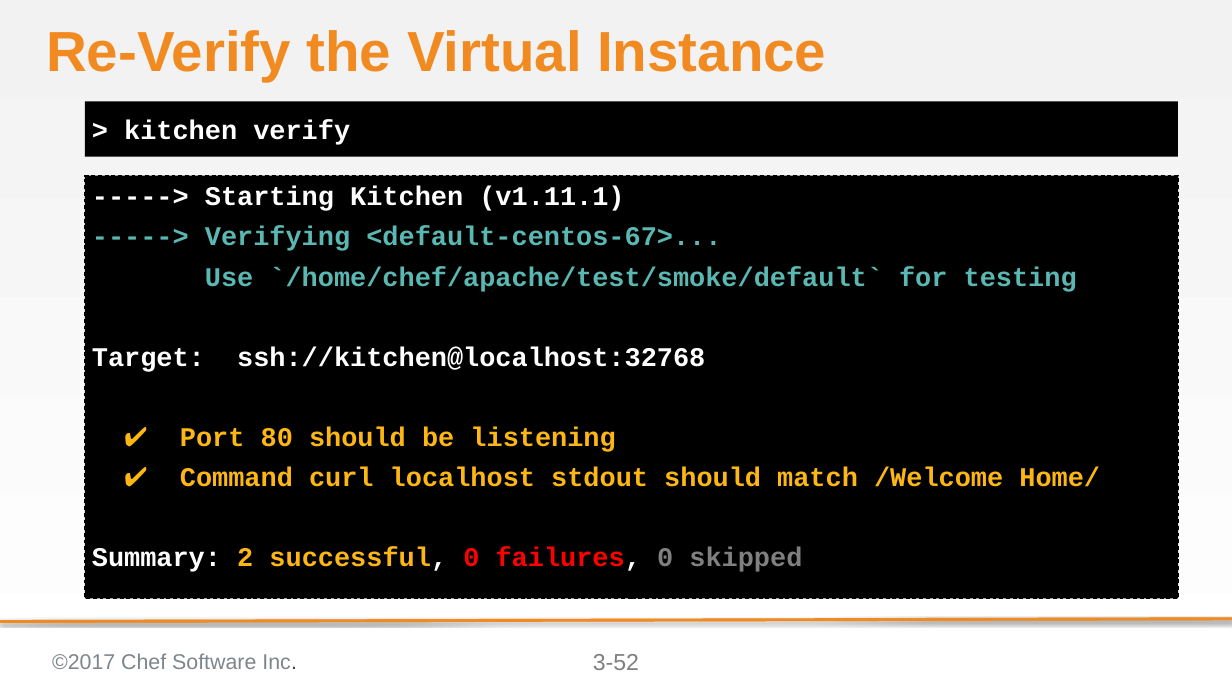
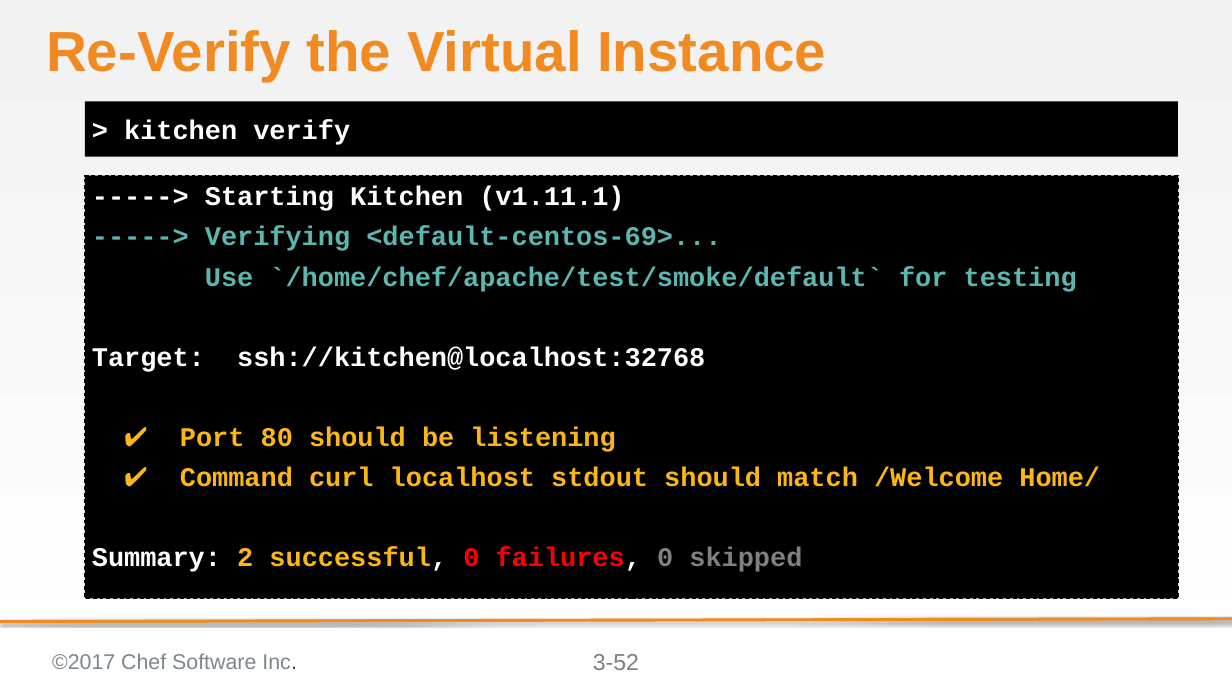
Before and after one commit to ericheiser/chef-intermediate, a slide deck: slide 52 of 03-writing_a_test_first.pptx. Drawn at 1232x693 pixels with LibreOffice and Linux fonts; fonts in the diff are those of the drawing; background and template pictures are left out. Boxes give left, top, right and bottom in pixels: in the first picture for what was removed or moved away, otherwise in the second. Text is boxed around its words. In the diff, an @@ line names an element or a change of style, - is before the commit and + after.

```diff
--- a/03-writing_a_test_first.pptx
+++ b/03-writing_a_test_first.pptx
@@ text at bbox=[205, 227, 721, 251]: text changed @@
------> Verifying <default-centos-67>...
+-----> Verifying <default-centos-69>...
```
Also in this commit, not shown: 14 other slides changed.
